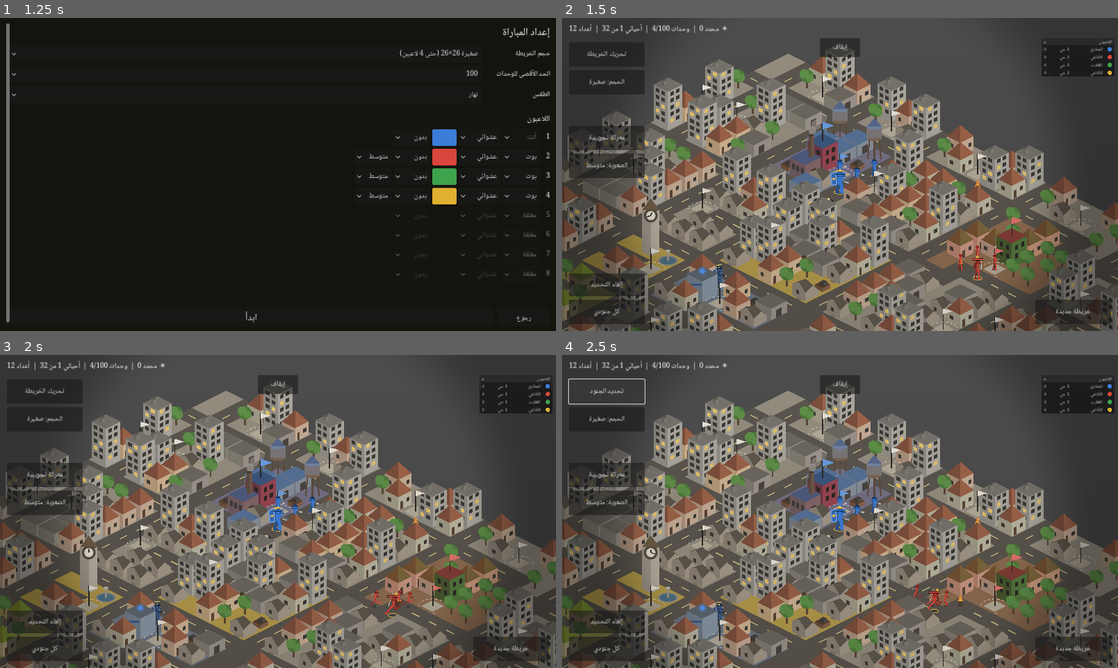
Above: before the commit, frames 1-4 (two rows, left to right).
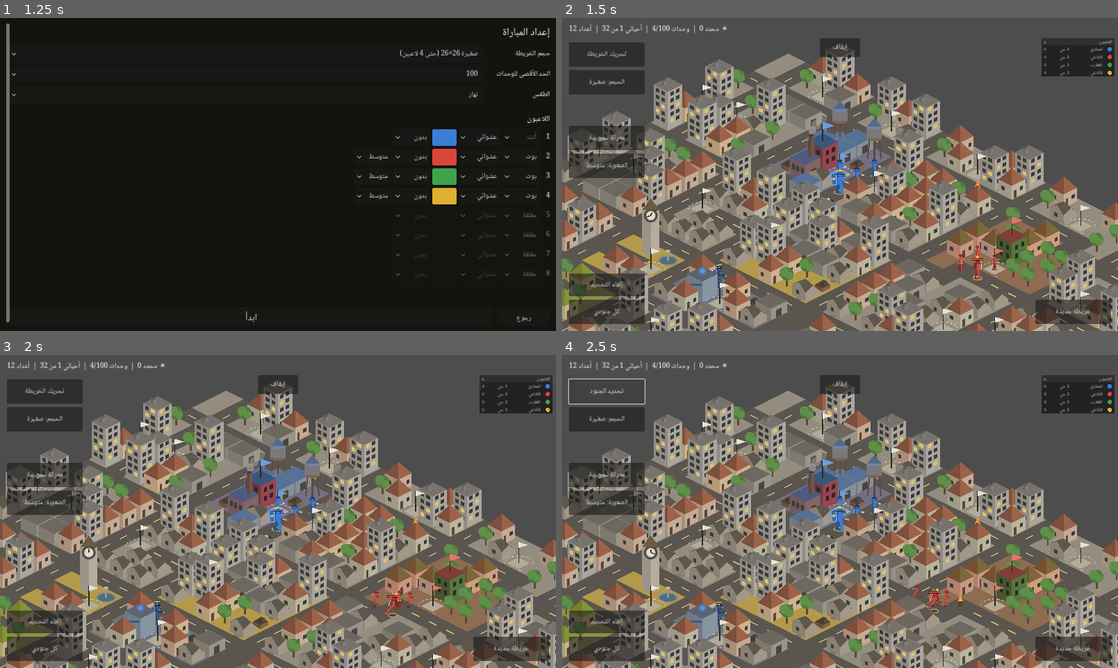
Above: after the commit, the same moments.

Repository: mohammed-5498/New-game-for-hymadi-
Game: Godot game, scene res://menu.tscn
Two runs of this game, one before a commit and one after it. Both use one fixed random seed, a clock stepped at 60 frames per second and the inputs below.
Inputs:
- Up to frame 1 (1.25 s): click "لعب" at 0.5 s
- Up to frame 2 (1.5 s): click "ابدأ" at 1.25 s
- Up to frame 3 (2 s): no input
- Up to frame 4 (2.5 s): click "تحريك الخريطة" at 2 s

Frame 1 is identical in both runs. In frame 2, 16% of the frame differs, in the area x 0-100%, y 13-100%; in frame 3, 16%; in frame 4, 16%.

Commit message:
إصلاح صِغَر خط الواجهة وحذف حفّة الأطراف — سبب واحد لهما
المشكلتان اللتان ظهرتا للمستخدم سببهما خطأ واحد مني في دقة العرض حسب التقريب:
كنت آخذ **حجم نافذة الجهاز** مرجعاً لنظام التمدد بدل **دقة المشروع 1280×720**.

المرجع هو ما يقيس عليه المحرك كل شيء: تكبير الواجهة = حجم النافذة ÷ المرجع.
فوضعُ حجم الجهاز هناك يجعل النسبة 1.0 على أي جوال مهما علت دقته — بدل نحو 1.9
على جوال 2400 عرضاً. ولذلك:
  - صغرت الكتابة (سقط تكبير الواجهة كله).
  - واختلّت مطابقة إحداثيات الشاشة، فعلقت طبقة الطقس بدل أن تتبع الشاشة.

أُصلح المرجع ليُقرأ من إعدادات المشروع. ويحرسه فحص جديد في test_res.gd
**يعمل على دقة أكبر من دقة المشروع عمداً**: على 1280×720 لا يظهر الخطأ إطلاقاً
لأن الدقتين تتساويان، فأُجري الفحص على 1920×1080 في CI أيضاً.
(الطفرة تُفشل ثلاثة بنود على 1920×1080 ولا تُفشل شيئاً على 1280×720 — وهذا
بالضبط ما يفسّر لماذا لم يظهر الخطأ في فحوصي السابقة.)

وحُذفت حفّة الأطراف الداكنة بقرار المستخدم. حتى بعد إصلاح السبب: طبقة تغطي
الشاشة كلها وتعتمد على مطابقة إحداثياتها هي **أول ما يختل** عند أي خلل في
المرجع، وأثرها لا يستحق تلك المخاطرة. فحُذف الشيدر كله ورجعت طبقة الطقس
المسطّحة التي كانت تعمل، والإضاءة الليلية حول المصابيح باقية كما هي.

Co-Authored-By: Claude Opus 5 <noreply@anthropic.com>
Claude-Session: https://claude.ai/code/session_01Vf2K8n39mAz1nfMpU34ux9

Diff:
--- a/godot/scripts/config.gd
+++ b/godot/scripts/config.gd
@@ -473,18 +473,6 @@
 const LIGHT_LAMP_POOL := {"r": 24.0, "c": Color(1.0, 0.843, 0.549), "a": 0.28} # بركة ضوئه على الأرض
 const LIGHT_FLAG := {"r": 18.0, "c": Color(1.0, 0.922, 0.745), "a": 0.25}     # ساحة العلم
 
-# ---------- إضاءة المشهد: شيدر خفيف (10) ----------
-# يحل محل مستطيل الطقس المسطّح فلا يزيد أمر رسم واحداً، وبلا قراءة أي صورة.
-const LIGHT_SHADER := true      # يمكن إطفاؤه فيرجع المستطيل المسطّح كما كان
-const VIGNETTE := 0.30          # تعتيم الأطراف عند الركن
-const VIGNETTE_FROM := 0.55     # من أي نصف قطر يبدأ التعتيم
-const FLOOR_SHADE := 0.10       # فرق الإضاءة بين أعلى الشاشة وأسفلها
-const VIGNETTE_NIGHT := 0.42    # الليل يستحق حفّة أقوى قليلاً
-const FLOOR_SHADE_NIGHT := 0.14
-# الجودة التلقائية كانت تُطفئ شيدر الإضاءة عند هبوط الإطارات وتُرجعه — فكانت
-# الهالة السوداء حول الشاشة تختفي وتعود أمام اللاعب. **شيء يظهر ويختفي أسوأ من
-# بضعة بالمئة.** فحُذف التبديل، وصار التخفيف بالدقة لا بإطفاء أثر مرئي (14).
-#
 # ---------- دقة العرض حسب التقريب (14) ----------
 # كلما ابتعدت الكاميرا ظهر عدد أكبر من المربعات والوحدات، وصار كل شيء أصغر على
 # الشاشة. فتُخفَّض دقة العرض حينها: العين لا تكاد تفرّق، والمكسب حقيقي على
--- a/godot/scripts/game.gd
+++ b/godot/scripts/game.gd
@@ -227,7 +227,11 @@
 # دقة العرض حسب التقريب (14). الخطوة تتغير فقط عند تجاوز الحدّ بهامش، فلا يتذبذب
 # حجم هدف العرض مع كل حركة إصبع — وتغييره نفسه أغلى من المكسب لو تكرر.
 var res_step := 0                  # رقم الخطوة الحالية في GC.RES_STEPS
-var _res_base := Vector2i.ZERO     # حجم النافذة الأصلي
+# **دقة المشروع المرجعية، لا حجم نافذة الجهاز.** هذه هي المرجع الذي يقيس عليه
+# نظام التمدد كل شيء: تكبير الواجهة = حجم النافذة ÷ هذا المرجع. ووضعُ حجم
+# الجهاز هنا كان يجعل النسبة 1.0 على أي جوال، فتصغر الكتابة وتختل مطابقة
+# إحداثيات الشاشة. (هذا هو ما سبّب صِغَر الخط وتعليق طبقة الطقس معاً)
+var _res_base := Vector2i.ZERO
 
 func _refresh_res() -> void:
 	if not GC.RES_SCALE:
@@ -236,7 +240,9 @@
 	if win == null:
 		return
 	if _res_base.x <= 0:
-		_res_base = win.size
+		_res_base = Vector2i(
+			int(ProjectSettings.get_setting("display/window/size/viewport_width", 1280)),
+			int(ProjectSettings.get_setting("display/window/size/viewport_height", 720)))
 	var z: float = cam.zoom.x
 	var want: int = res_step
 	# النزول يحتاج تجاوز الحدّ، والصعود يحتاج تجاوزه بهامش: هذا هو منع التذبذب
--- a/godot/scripts/weather.gd
+++ b/godot/scripts/weather.gd
@@ -17,10 +17,8 @@
 var _halo: GradientTexture2D   # تدرج دائري أبيض، يُلوَّن لكل مصدر ضوء
 var _flakes: Node2D        # عقدة الندف، فوق كل شيء
 var _size := Vector2(1152, 648)
-var _light_mat: ShaderMaterial = null   # شيدر الإضاءة، null = الطبقة المسطّحة القديمة
 
 func _ready() -> void:
-	_setup_light_shader()
 	_halo = _make_halo()
 	var mat := CanvasItemMaterial.new()
 	mat.blend_mode = CanvasItemMaterial.BLEND_MODE_ADD
@@ -50,7 +48,6 @@
 # يُستدعى مرة عند بدء المباراة. "عشوائي" يُحسم في game.gd قبل الوصول إلى هنا.
 func set_kind(w: String) -> void:
 	kind = w if GC.WEATHER_NAMES.has(w) and w != "random" else "day"
-	_apply_light_params()
 	_reset_parts()
 	queue_redraw()
 
@@ -112,45 +109,18 @@
 func _screen_matrix() -> Transform2D:
 	return get_canvas_transform().affine_inverse()
 
-# الطبقة فوق المشهد. مع الشيدر تُرسم دائماً (حتى نهاراً) لأنه هو من يحسب اللون،
-# وبدونه ترجع مستطيلاً مسطّحاً بلون الطقس كما كانت. أمر رسم واحد في الحالتين (10).
+# الطبقة فوق المشهد: لون الطقس مسطّحاً على كامل الشاشة (10).
+#
+# كان هنا شيدر يضيف حفّة داكنة حول الأطراف. حُذف بطلب المستخدم: الحفّة كانت
+# تعلق مكانها بدل أن تتبع الشاشة. والسبب الحقيقي كان مرجع دقة خاطئاً في
+# `game.gd` (أُصلح)، لكن الأثر نفسه لم يكن يستحق مخاطرته — طبقة تغطي الشاشة
+# كلها وتعتمد على مطابقة إحداثيات الشاشة هي أول ما يختل عند أي خلل في المرجع.
 func _draw() -> void:
 	var col: Color = GC.WEATHER_OVERLAY.get(kind, Color(0, 0, 0, 0))
-	if _light_mat == null and col.a <= 0.0:
+	if col.a <= 0.0:
 		return
 	draw_set_transform_matrix(_screen_matrix())
-	var vp: Vector2 = get_viewport_rect().size
-	if _light_mat != null:
-		# الشيدر يقرأ اللون من uniform، والمستطيل يُرسم أبيض ليمرّ كما هو
-		_light_mat.set_shader_parameter("aspect", maxf(1.0, vp.x / maxf(1.0, vp.y)) * 0.72 + 0.4)
-		draw_rect(Rect2(Vector2.ZERO, vp), Color(1, 1, 1, 1))
-		return
-	draw_rect(Rect2(Vector2.ZERO, vp), col)
-
-# ---------- شيدر الإضاءة (10) ----------
-func _setup_light_shader() -> void:
-	if not GC.LIGHT_SHADER:
-		return
-	var sh = load("res://shaders/lighting.gdshader")
-	if sh == null:
-		push_warning("[إضاءة] لم يُحمَّل الشيدر، ترجع الطبقة المسطّحة")
-		return
-	_light_mat = ShaderMaterial.new()
-	_light_mat.shader = sh
-	material = _light_mat
-	_apply_light_params()
-
-func light_shader_on() -> bool:
-	return _light_mat != null
-
-func _apply_light_params() -> void:
-	if _light_mat == null:
-		return
-	var night: bool = kind == "night"
-	_light_mat.set_shader_parameter("tint", GC.WEATHER_OVERLAY.get(kind, Color(0, 0, 0, 0)))
-	_light_mat.set_shader_parameter("vignette", GC.VIGNETTE_NIGHT if night else GC.VIGNETTE)
-	_light_mat.set_shader_parameter("vignette_from", GC.VIGNETTE_FROM)
-	_light_mat.set_shader_parameter("floor_shade", GC.FLOOR_SHADE_NIGHT if night else GC.FLOOR_SHADE)
+	draw_rect(Rect2(Vector2.ZERO, get_viewport_rect().size), col)
 
 # هالة دافئة حول كل مصدر ضوء: حلقات متناقصة الشفافية، بمزج جمعي (10)
 func _draw_lights() -> void:
--- a/godot/shaders/lighting.gdshader
+++ /dev/null
@@ -1,34 +0,0 @@
-shader_type canvas_item;
-render_mode blend_mix, unshaded;
-
-// إضاءة المشهد — القسم 10.
-//
-// يحل محل مستطيل الطقس الذي كان يُرسم كامل الشاشة بلون واحد مسطّح، فلا يضيف
-// تمريرة رسم جديدة: نفس المستطيل، نفس أمر الرسم الواحد، لكن بلون محسوب.
-// بلا قراءة أي صورة (لا texture ولا SCREEN_TEXTURE): حساب فقط، وهو أرخص ما
-// يمكن على معالجات الجوال الضعيفة حيث النطاق الترددي أغلى من الحساب.
-//
-// أثران فقط، وكلاهما تعتيم لا إضاءة، فيبقى المزج واحداً:
-//   1. حفّ الأطراف (vignette): الأطراف أغمق قليلاً فتُجمع العين على وسط المعركة.
-//   2. ظل الأرضية: أسفل الشاشة أغمق قليلاً من أعلاها، فيبدو المشهد مضاءً من فوق.
-
-uniform vec4 tint : source_color = vec4(0.0, 0.0, 0.0, 0.0);  // لون الطقس وشفافيته
-uniform float vignette = 0.30;      // أقصى تعتيم عند الركن
-uniform float vignette_from = 0.55; // من أي نصف قطر يبدأ (0 = المركز، 0.7 = الركن)
-uniform float floor_shade = 0.10;   // فرق الإضاءة بين أعلى الشاشة وأسفلها
-uniform float aspect = 1.15;        // تصحيح نسبة الشاشة حتى تكون الحفّة بيضاوية
-
-void fragment() {
-	vec2 d = SCREEN_UV - vec2(0.5);
-	float r = length(d * vec2(aspect, 1.0));
-	// تعتيم الأطراف + تعتيم الأسفل، كلاهما شفافية سوداء
-	float dark = smoothstep(vignette_from, 0.78, r) * vignette
-		+ SCREEN_UV.y * floor_shade;
-
-	// دمج لون الطقس مع التعتيم في تمريرة مزج واحدة.
-	// المطلوب أن تكون النتيجة كأننا رسمنا الطقس ثم السواد فوقه:
-	//   (1 - a) = (1 - tint.a) * (1 - dark)
-	float a = tint.a + dark - tint.a * dark;
-	vec3 c = a > 0.0001 ? (tint.rgb * tint.a * (1.0 - dark)) / a : vec3(0.0);
-	COLOR = vec4(c, a);
-}
--- a/godot/tests/test_light.gd
+++ /dev/null
@@ -1,70 +0,0 @@
-extends SceneTree
-# فحص شيدر الإضاءة والجودة التلقائية — القسم 10 و 14
-#   godot --headless --path godot --script tests/test_light.gd
-
-var failures := 0
-
-func check(cond: bool, msg: String) -> void:
-	if not cond:
-		printerr("فشل: " + msg)
-		failures += 1
-
-func _initialize() -> void:
-	_t_shader_file()
-	await _t_in_game()
-	if failures == 0:
-		print("نجح فحص الإضاءة والجودة التلقائية: لا أخطاء.")
-	else:
-		printerr("فشل الفحص: %d خطأ." % failures)
-	quit(0 if failures == 0 else 1)
-
-# ---------- الشيدر موجود ويُحمَّل، وثوابته في config ----------
-func _t_shader_file() -> void:
-	var sh = load("res://shaders/lighting.gdshader")
-	check(sh != null, "لم يُحمَّل ملف الشيدر")
-	if sh == null:
-		return
-	var m := ShaderMaterial.new()
-	m.shader = sh
-	# الأسماء التي يعتمد عليها weather.gd يجب أن تكون موجودة فعلاً في الشيدر
-	var names := {}
-	for p in sh.get_shader_uniform_list():
-		names[String(p["name"])] = true
-	for want in ["tint", "vignette", "vignette_from", "floor_shade", "aspect"]:
-		check(names.has(want), "الشيدر ينقصه المتغير %s" % want)
-	check(GC.VIGNETTE > 0.0 and GC.VIGNETTE < 1.0, "شدة حفّة الأطراف خارج المعقول")
-	check(GC.VIGNETTE_NIGHT >= GC.VIGNETTE, "الليل ليس أقوى حفّة من النهار")
-
-func _t_in_game() -> void:
-	var g = load("res://main.tscn").instantiate()
-	root.add_child(g)
-	for i in 20:
-		await process_frame
-
-	# ---- 1. الشيدر يعمل، وأمر رسم الطبقة واحد لا أكثر ----
-	check(g.wx.light_shader_on(), "الشيدر غير مفعّل في اللعبة")
-	check(g.wx.material != null, "لم تُربط مادة الشيدر بطبقة الطقس")
-
-	# ---- 2. لكل طقس ثوابته ----
-	for w in ["day", "night", "rain", "snow"]:
-		g.wx.set_kind(w)
-		await process_frame
-		var mat: ShaderMaterial = g.wx.material
-		var tint: Color = mat.get_shader_parameter("tint")
-		var want: Color = GC.WEATHER_OVERLAY.get(w, Color(0, 0, 0, 0))
-		check(tint.is_equal_approx(want), "لون طبقة %s لم يصل الشيدر" % w)
-		var vig: float = float(mat.get_shader_parameter("vignette"))
-		check(is_equal_approx(vig, GC.VIGNETTE_NIGHT if w == "night" else GC.VIGNETTE),
-			"شدة الحفّة في %s خطأ" % w)
-	g.wx.set_kind("day")
-
-	# ---- 3. الشيدر لا يُطفأ ولا يُشغَّل من تلقاء نفسه أثناء اللعب ----
-	# كانت جودة تلقائية تُطفئه عند هبوط الإطارات وتُرجعه، فكانت الهالة السوداء
-	# تختفي وتعود أمام اللاعب. شيء يظهر ويختفي أسوأ من بضعة بالمئة من الأداء.
-	for i in 40:
-		await process_frame
-	check(g.wx.light_shader_on(), "انطفأ الشيدر من تلقاء نفسه أثناء اللعب")
-	check(g.wx.material != null, "فُقدت مادة الشيدر أثناء اللعب")
-
-	g.queue_free()
-	await process_frame
--- a/godot/tests/test_res.gd
+++ b/godot/tests/test_res.gd
@@ -15,6 +15,7 @@
 
 func _initialize() -> void:
 	_t_numbers()
+	await _t_ui_scale()
 	await _t_in_game()
 	if failures == 0:
 		print("نجح فحص دقة العرض: لا أخطاء.")
@@ -35,6 +36,48 @@
 		check(float(GC.RES_ZOOM_AT[i]) < float(GC.RES_ZOOM_AT[i - 1]),
 			"حدود التقريب ليست متناقصة")
 	check(GC.RES_HYST > 0.0, "بلا هامش تبديل سيتذبذب عند الحدّ")
+
+# ---------- حجم الواجهة لا يتغير: المرجع هو دقة المشروع لا دقة الجهاز ----------
+# **هذا الفحص موجود بسبب خطأ وقع فعلاً:** كان مرجع نظام التمدد يُؤخذ من حجم
+# نافذة الجهاز، فصار على الجوال عالي الدقة مساوياً له، فسقط تكبير الواجهة من
+# نحو ١٫٩× إلى ١٫٠ — وصغرت الكتابة. والفحص يجري على نافذة أكبر من دقة المشروع
+# عمداً، وإلا لما ظهر الفرق أصلاً.
+func _t_ui_scale() -> void:
+	var proj := Vector2i(
+		int(ProjectSettings.get_setting("display/window/size/viewport_width", 1280)),
+		int(ProjectSettings.get_setting("display/window/size/viewport_height", 720)))
+	var win := get_root()
+	var before: Vector2i = win.content_scale_size
+	var g = load("res://main.tscn").instantiate()
+	root.add_child(g)
+	for i in 20:
+		await process_frame
+	# كامل التقريب: يجب أن يكون المرجع دقة المشروع بالضبط
+	g.cam.zoom = Vector2(GC.ZOOM_MAX, GC.ZOOM_MAX)
+	for i in 4:
+		await process_frame
+	check(win.content_scale_size == proj,
+		"مرجع التمدد %s وليس دقة المشروع %s: ستصغر الكتابة على الأجهزة عالية الدقة"
+		% [win.content_scale_size, proj])
+	check(is_equal_approx(win.content_scale_factor, 1.0),
+		"معامل المحتوى ليس 1 عند الدقة الكاملة")
+	# وبعد الإبعاد والرجوع يبقى المرجع كما هو
+	g.cam.zoom = Vector2(GC.ZOOM_MIN, GC.ZOOM_MIN)
+	for i in 5:
+		await process_frame
+	var small: Vector2i = win.content_scale_size
+	check(small.x < proj.x, "الإبعاد لم يخفّض دقة العرض")
+	check(is_equal_approx(float(small.x) / float(proj.x), win.content_scale_factor),
+		"المعامل لا يطابق نسبة التصغير، فالفضاء المنطقي سيختل")
+	g.cam.zoom = Vector2(GC.ZOOM_MAX, GC.ZOOM_MAX)
+	for i in 5:
+		await process_frame
+	check(win.content_scale_size == proj,
+		"بعد الإبعاد والرجوع صار المرجع %s بدل %s" % [win.content_scale_size, proj])
+	g.queue_free()
+	await process_frame
+	check(win.content_scale_size == proj or win.content_scale_size == before,
+		"لم يُعَد المرجع بعد مغادرة المشهد")
 
 func _t_in_game() -> void:
 	var g = load("res://main.tscn").instantiate()
Not shown, changed: CLAUDE.md
Not shown, changed: docs/GAME_SPEC.md
